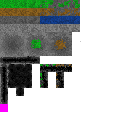
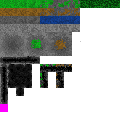
Layer changes from the first 128 × 128 image to the second:
painted on "prototiles" over (79, 0, 120, 8)
